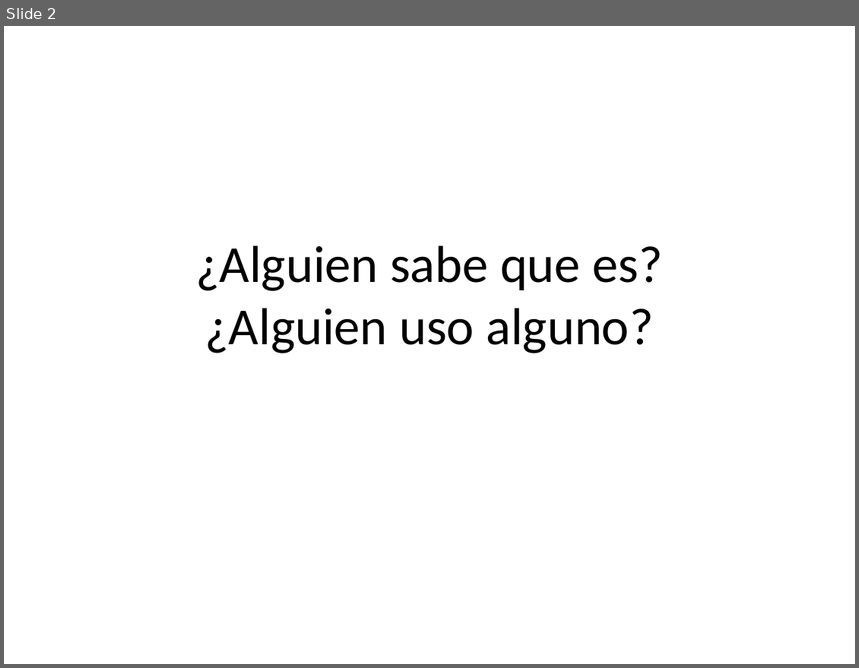
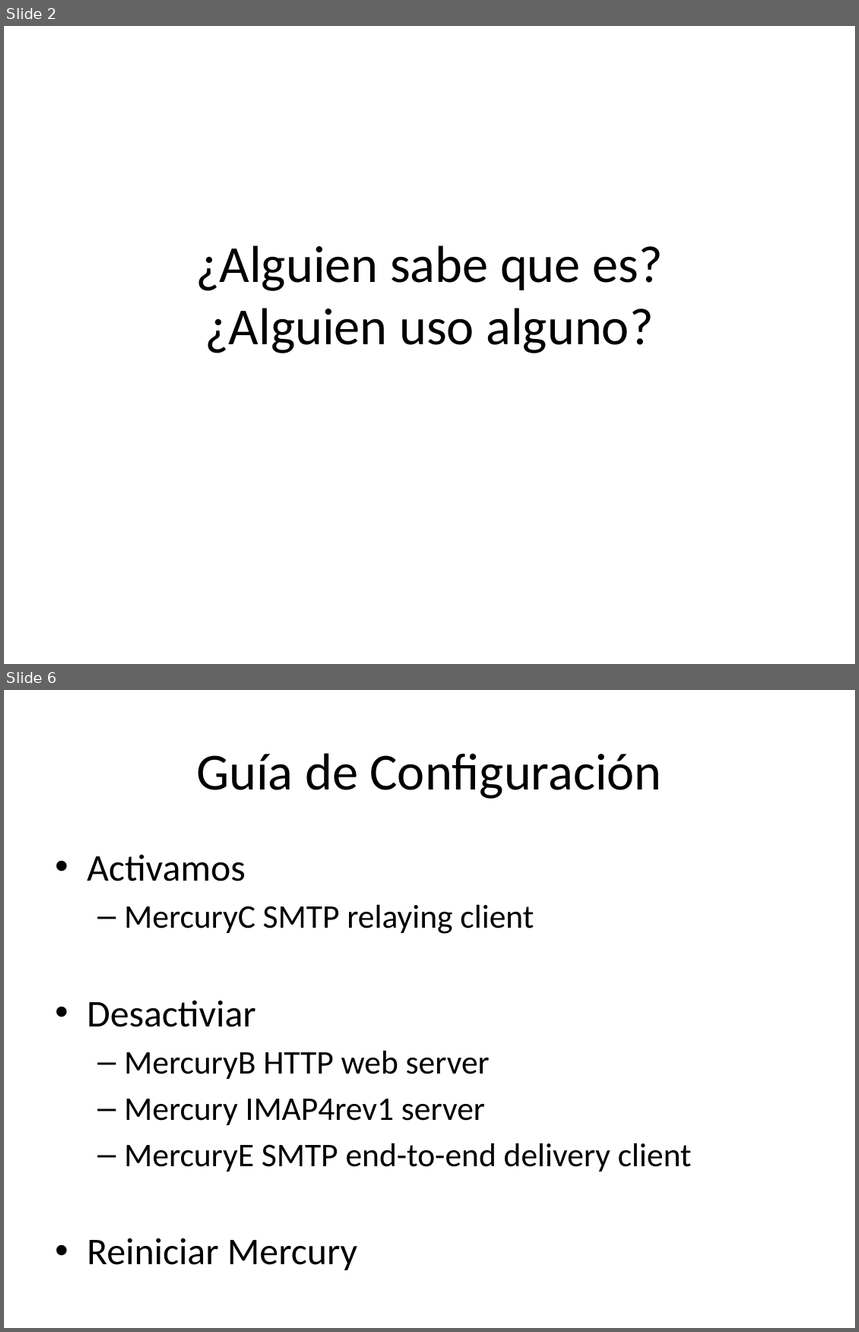
Before and after one commit to Unicen-Tuari/ProgramacionWeb2-2012, a slide deck: Clases/SMTP Server/Configuracion de un SMTP.pptx. Shown one above the other, each under a label of ours: slide 2 before the commit, slides 2 and 6 after it; the slides between them are not shown. The pictures are 859x668 and 859x1332 pixels, drawn with LibreOffice and Linux fonts; fonts in the diff are those of the drawing. Boxes give left, top, right and bottom in pixels: in the first picture for what was removed or moved away, otherwise in the second. Text is boxed around its words. In the diff, an @@ line names an element or a change of style, - is before the commit and + after.

Commit message:
Update Presetnacion Configuracion de un SMTP server

```diff
--- a/Clases/SMTP Server/Configuracion de un SMTP.pptx
+++ b/Clases/SMTP Server/Configuracion de un SMTP.pptx
@@ slide 6 added at (4, 690, 855, 1328), background #FFFFFF @@
@@ title added at (196, 753, 662, 799), 44 pt, text #000000 @@
+Guía de Configuración
@@ text added at (87, 854, 692, 1271), 28 pt, text #000000 @@
+• Activamos
+  – MercuryC SMTP relaying client
+• Desactiviar
+  – MercuryB HTTP web server
+  – Mercury IMAP4rev1 server
+  – MercuryE SMTP end-to-end delivery client
+• Reiniciar Mercury
```
Also in this commit, not shown: 1 slide changed, 19 other slides added, 33 slides removed, 1 other file.
